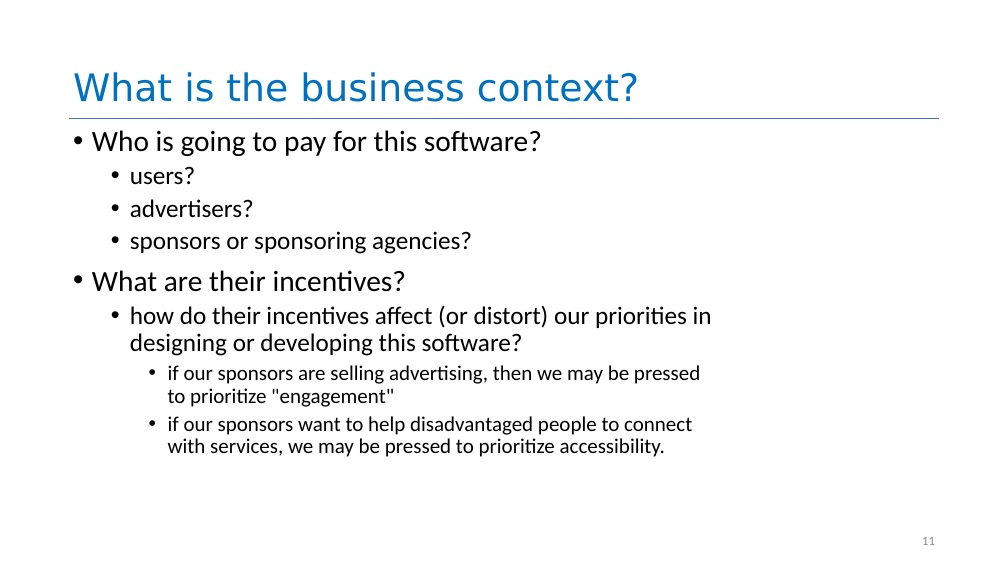
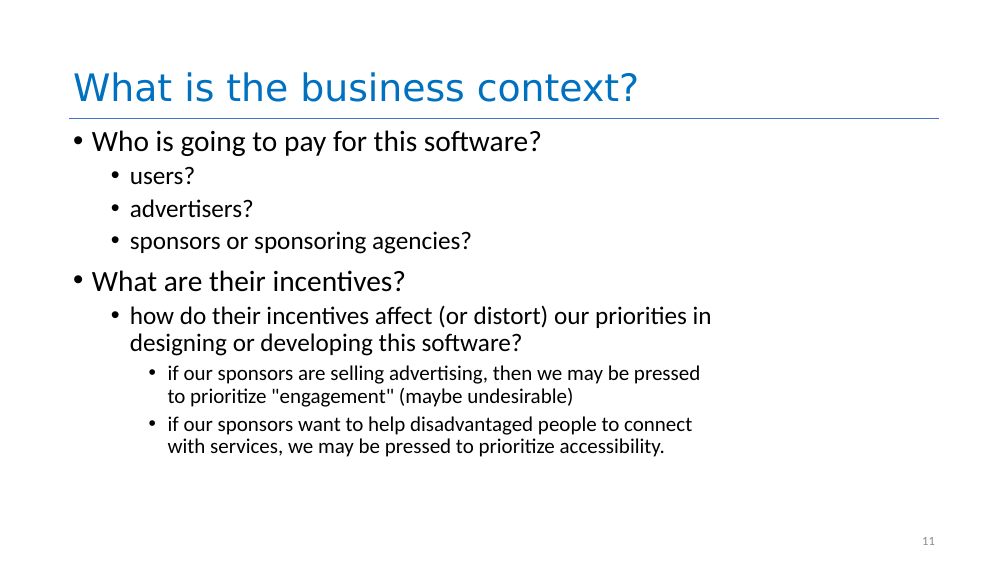
Before and after one commit to neu-se/CS4530-Fall-2025, a slide deck: slide 11 of Slides/Module 16A Engineering Ethical Software.pptx. Drawn at 1008x567 pixels with LibreOffice and Linux fonts; fonts in the diff are those of the drawing. Boxes give left, top, right and bottom in pixels: in the first picture for what was removed or moved away, otherwise in the second. Text is boxed around its words. In the diff, an @@ line names an element or a change of style, - is before the commit and + after.

Commit message:
tweaked M16A slides

```diff
--- a/Slides/Module 16A Engineering Ethical Software.pptx
+++ b/Slides/Module 16A Engineering Ethical Software.pptx
@@ text at (x1=168, y1=365, x2=700, y2=407): text changed @@
-    • if our sponsors are selling advertising, then we may be pressed to prioritize "engagement"
+    • if our sponsors are selling advertising, then we may be pressed to prioritize "engagement" (maybe undesirable)
```
Also in this commit, not shown: 5 other slides changed, 1 other file.
